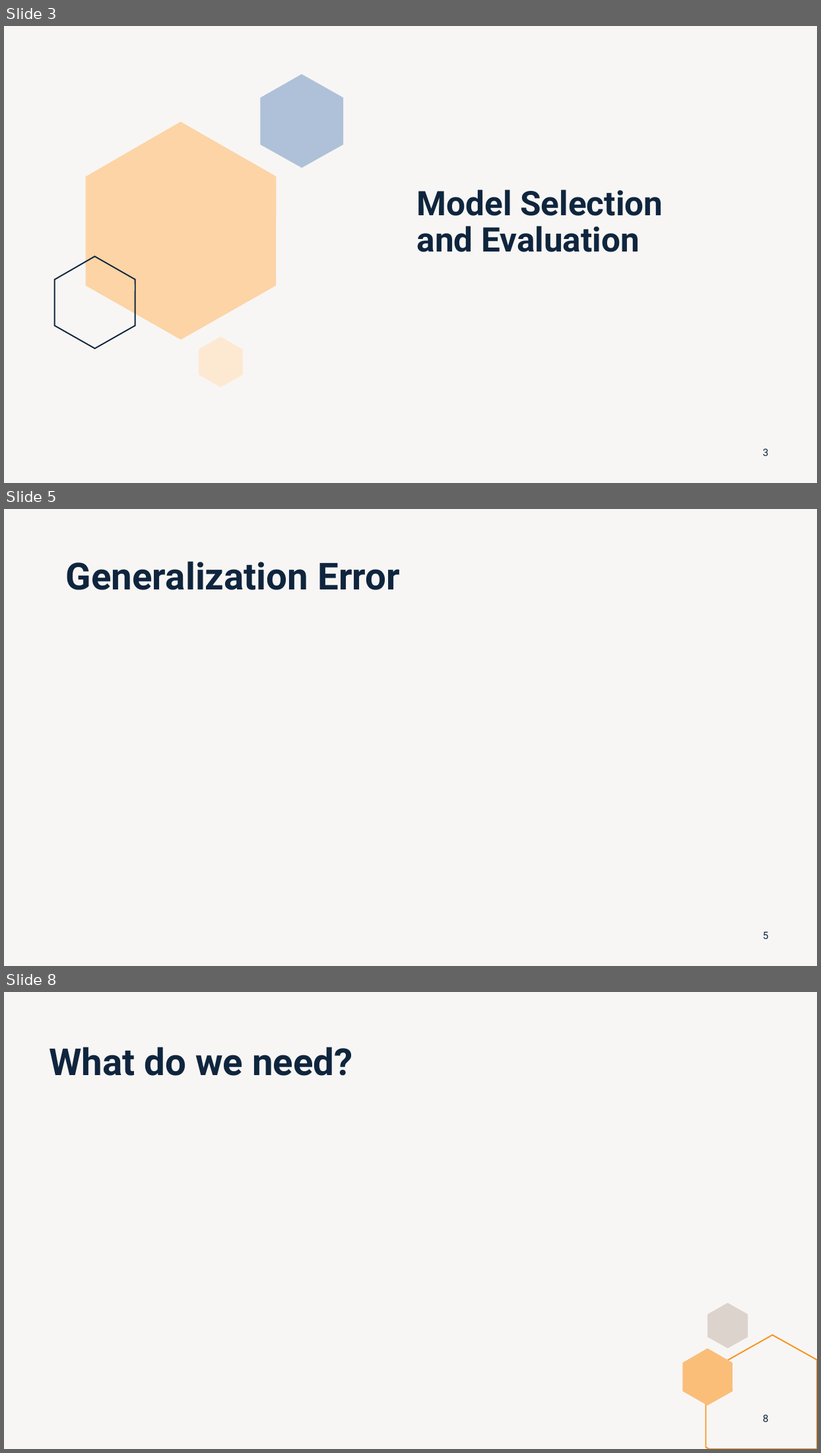
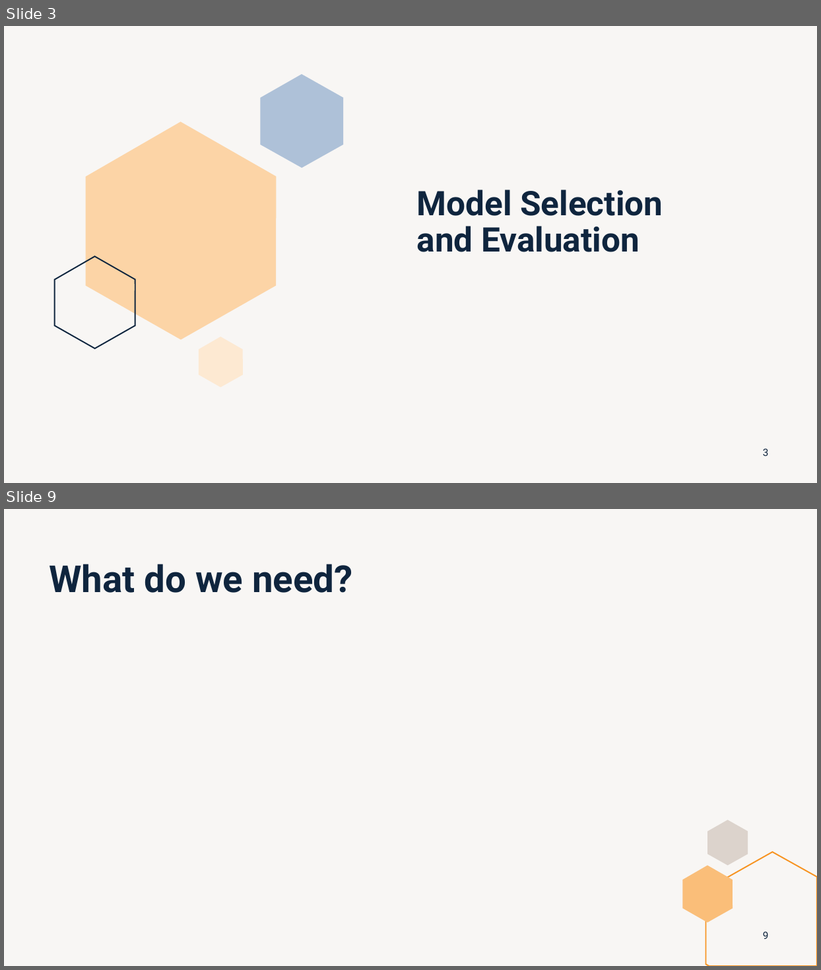
Before and after one commit to lobaton/Deep-Learning-with-Python, a slide deck: Slides/02 - Training and Evaluation.pptx. Shown one above the other, each under a label of ours: slides 3, 5 and 8 before the commit, slides 3 and 9 after it; the slides between them are not shown. The pictures are 821x1453 and 821x970 pixels, drawn with LibreOffice and Linux fonts; fonts in the diff are those of the drawing; grey boxes stand for pictures. Boxes give left, top, right and bottom in pixels: in the first picture for what was removed or moved away, otherwise in the second. Text is boxed around its words. In the diff, an @@ line names an element or a change of style, - is before the commit and + after.

```diff
--- a/Slides/02 - Training and Evaluation.pptx
+++ b/Slides/02 - Training and Evaluation.pptx
@@ slide 5 removed at (4, 509, 817, 966), background #DCD3CC at 20% opacity @@
@@ title removed at (66, 561, 400, 590) @@
-Generalization Error
@@ page number removed at (763, 932, 769, 939) @@
-5
@@ what was slide 8 is now slide 9 @@
@@ page number at (763, 932, 769, 939): text changed @@
-8
+9
```
Also in this commit, not shown: 3 slides changed, 5 slides added, 1 other slide removed.
